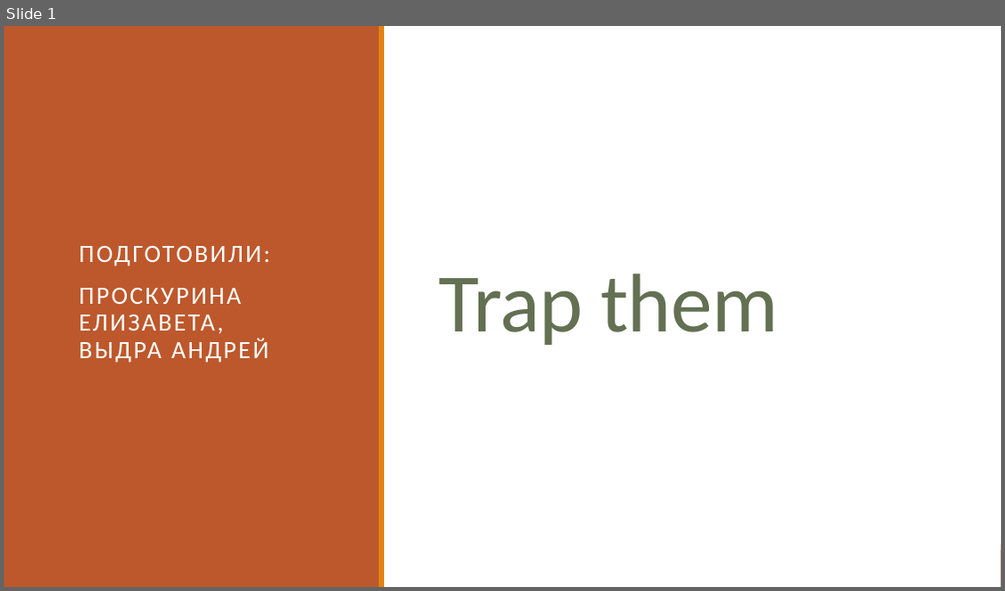
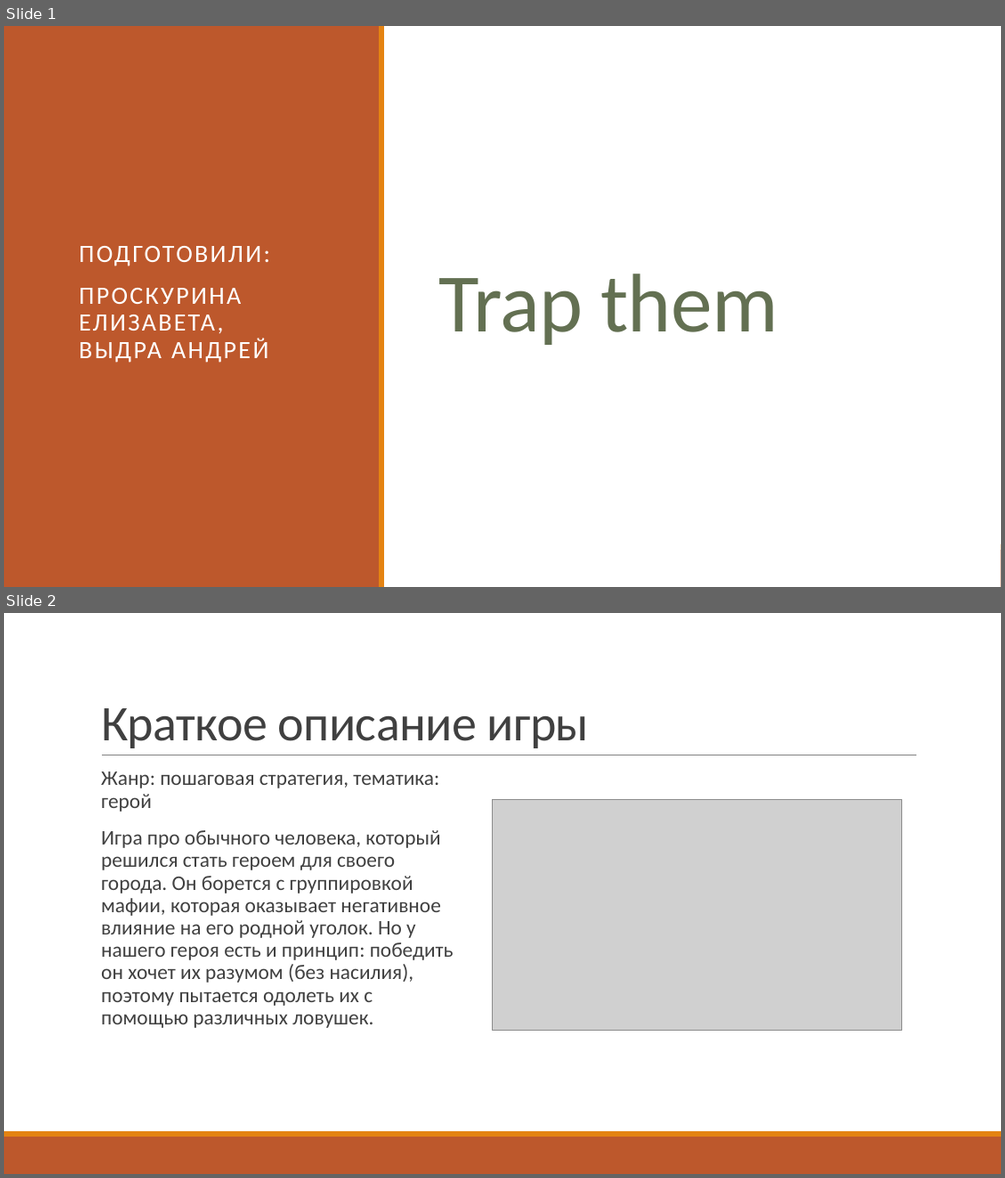
Before and after one commit to andreyvydra/trap_them, a slide deck: documentation/Trap them.pptx. Shown one above the other, each under a label of ours: slide 1 before the commit, slides 1 and 2 after it. The pictures are 1005x591 and 1005x1178 pixels, drawn with LibreOffice and Linux fonts; fonts in the diff are those of the drawing; grey boxes stand for pictures. Boxes give left, top, right and bottom in pixels: in the first picture for what was removed or moved away, otherwise in the second. Text is boxed around its words. In the diff, an @@ line names an element or a change of style, - is before the commit and + after.

Commit message:
new presentation

```diff
--- a/documentation/Trap them.pptx
+++ b/documentation/Trap them.pptx
@@ slide 2 added at (4,613,1001,1174), background #FFFFFF; not listed: 2 template elements that a slide beside it also shows @@
@@ title added at (101,708,589,748), 48 pt, text #404040 @@
+Краткое описание игры
@@ text added at (101,771,453,1028), 20 pt, text #404040 @@
+  Жанр: пошаговая стратегия, тематика: герой
+  Игра про обычного человека, который решился стать героем для своего города. Он борется с группировкой мафии, которая оказывает негативное влияние на его родной уголок. Но у нашего героя есть и принцип: победить он хочет их разумом (без насилия), поэтому пытается одолеть их с помощью различных ловушек.
@@ line added from (102, 755) to (917, 755), #808080 0.5 pt @@
@@ picture added at (493,800,902,1030) @@
```
